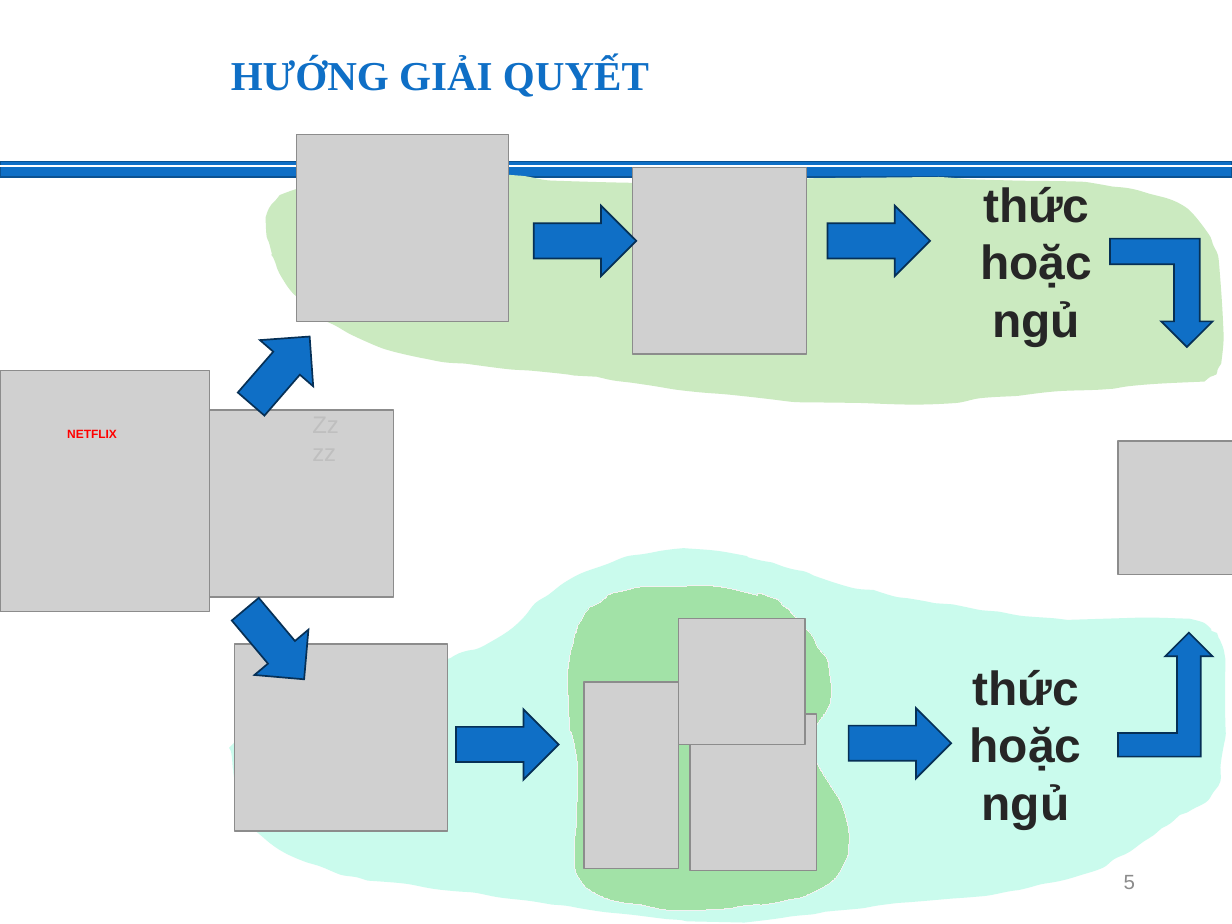
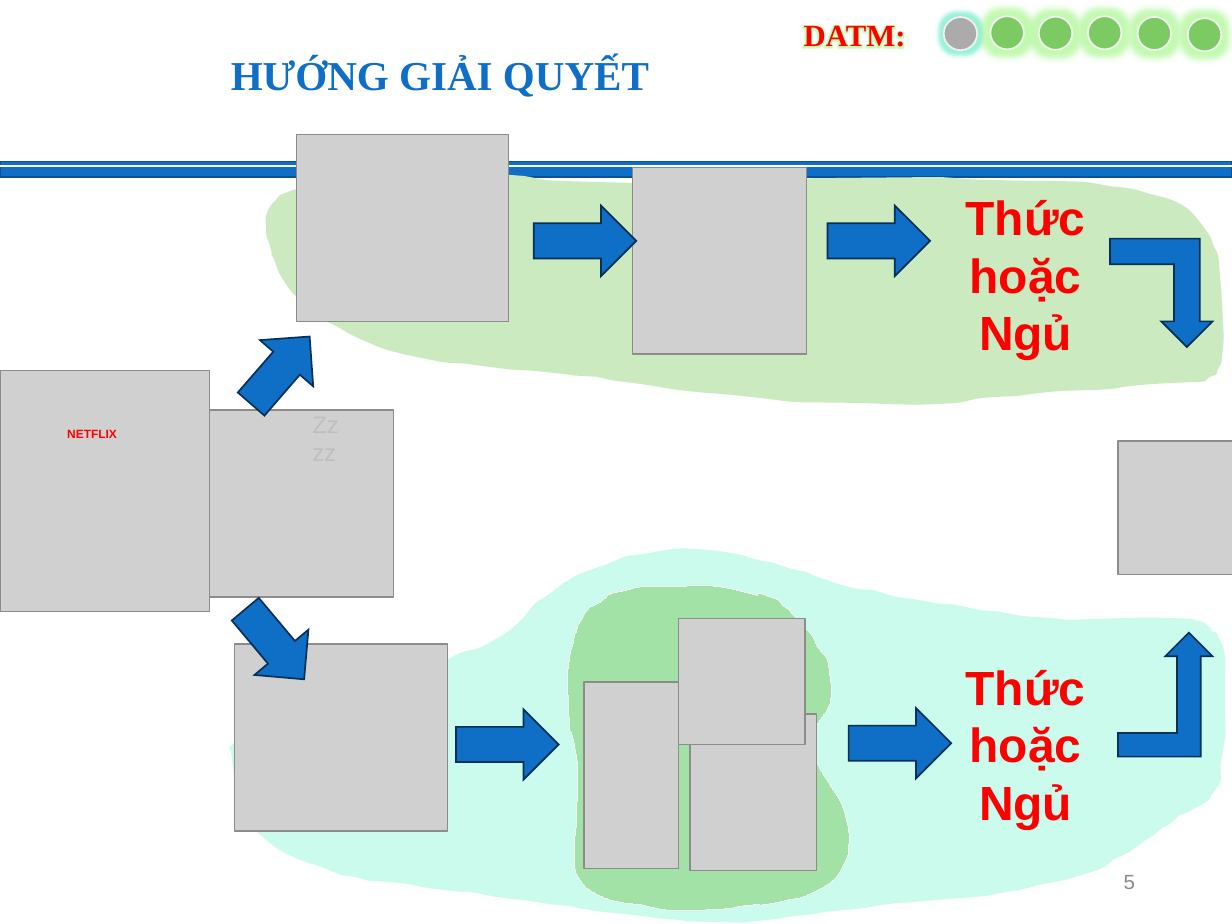
Before and after one commit to tmdat17/DATM_Predict_Person_Sleep_App, a slide deck: slide 5 of DATM.pptx. Drawn at 1232x924 pixels with LibreOffice and Linux fonts; fonts in the diff are those of the drawing; grey boxes stand for pictures; background and template pictures are left out. Boxes give left, top, right and bottom in pixels: in the first picture for what was removed or moved away, otherwise in the second. Text is boxed around its words. In the diff, an @@ line names an element or a change of style, - is before the commit and + after.

```diff
--- a/DATM.pptx
+++ b/DATM.pptx
@@ group added at <box>804,16,1221,52</box>: 6 ellipses, 1 text @@
+DATM:
@@ text at <box>966,200,1086,360</box>: text changed; text colour #262626 to #FF0000 @@
-thức hoặc ngủ
+Thức hoặc Ngủ
@@ text at <box>966,670,1086,829</box>: text changed; text colour #262626 to #FF0000 @@
-thức hoặc ngủ
+Thức hoặc Ngủ
```
Also in this commit, not shown: 24 other slides changed, 3 slides added, 1 other file.
